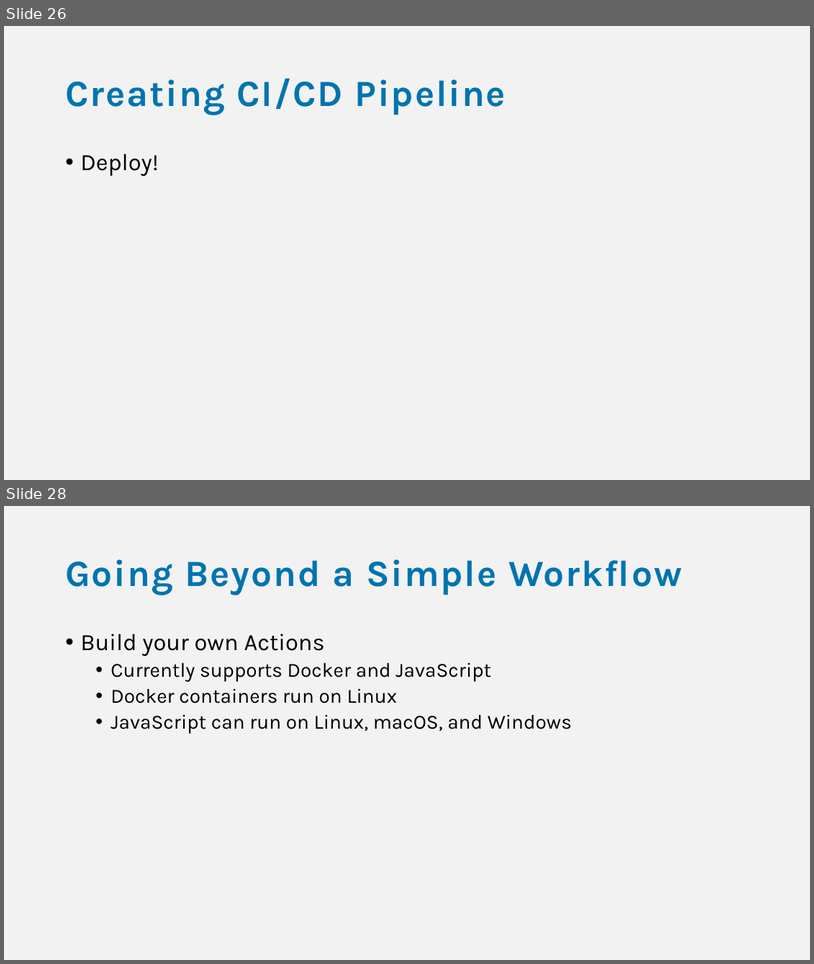
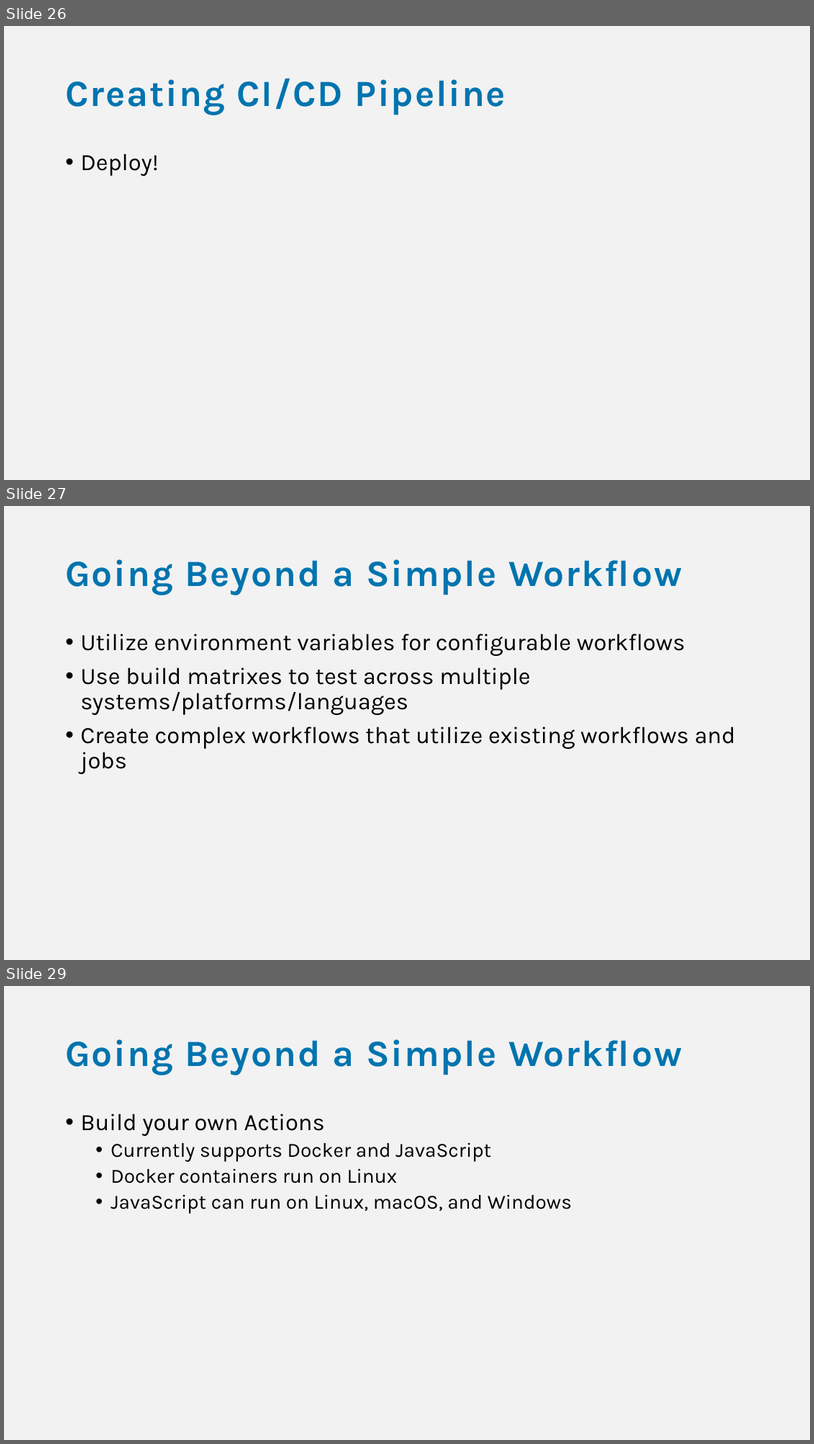
Before and after one commit to bjablonsky/GithubActions, a slide deck: slides/GithubActions-WorkflowsInYourRepo.pptx. Shown one above the other, each under a label of ours: slides 26 and 28 before the commit, slides 26, 27 and 29 after it; the slides between them are not shown. The pictures are 814x964 and 814x1444 pixels, drawn with LibreOffice and Linux fonts; fonts in the diff are those of the drawing. Boxes give left, top, right and bottom in pixels: in the first picture for what was removed or moved away, otherwise in the second. Text is boxed around its words. In the diff, an @@ line names an element or a change of style, - is before the commit and + after.

```diff
--- a/slides/GithubActions-WorkflowsInYourRepo.pptx
+++ b/slides/GithubActions-WorkflowsInYourRepo.pptx
@@ slide 27 added at <box>4,506,810,960</box>, background #F2F2F2 @@
@@ title added at <box>65,559,682,595</box>, 44 pt, text #0074AF, bold @@
+Going Beyond a Simple Workflow
@@ text added at <box>80,633,736,774</box>, 28 pt, text #000000 @@
+• Utilize environment variables for configurable workflows
+• Use build matrixes to test across multiple systems/platforms/languages
+• Create complex workflows that utilize existing workflows and jobs
@@ what was slide 28 is now slide 29 @@
```
Also in this commit, not shown: 6 slides changed, 1 other file.
